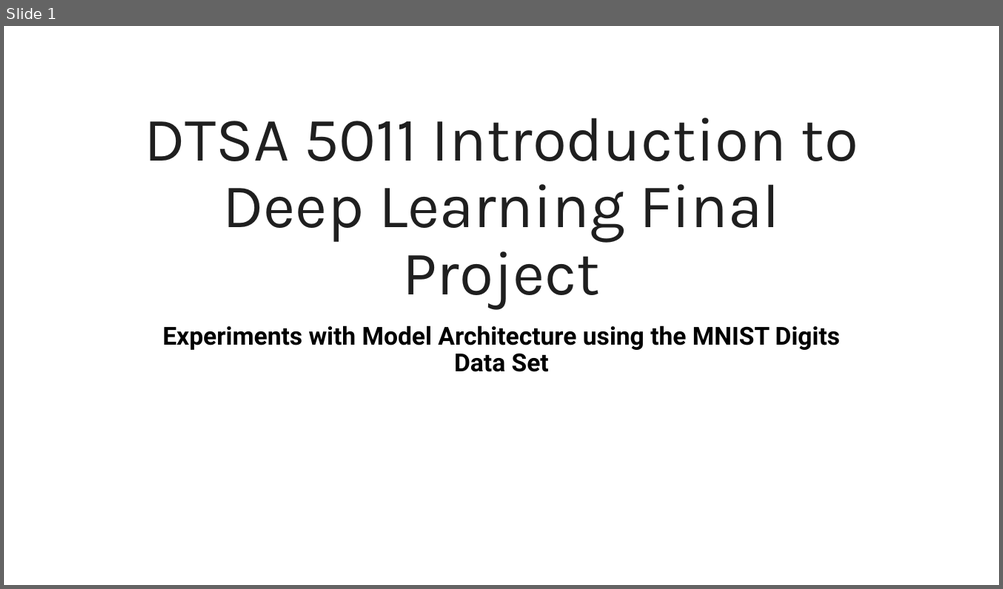
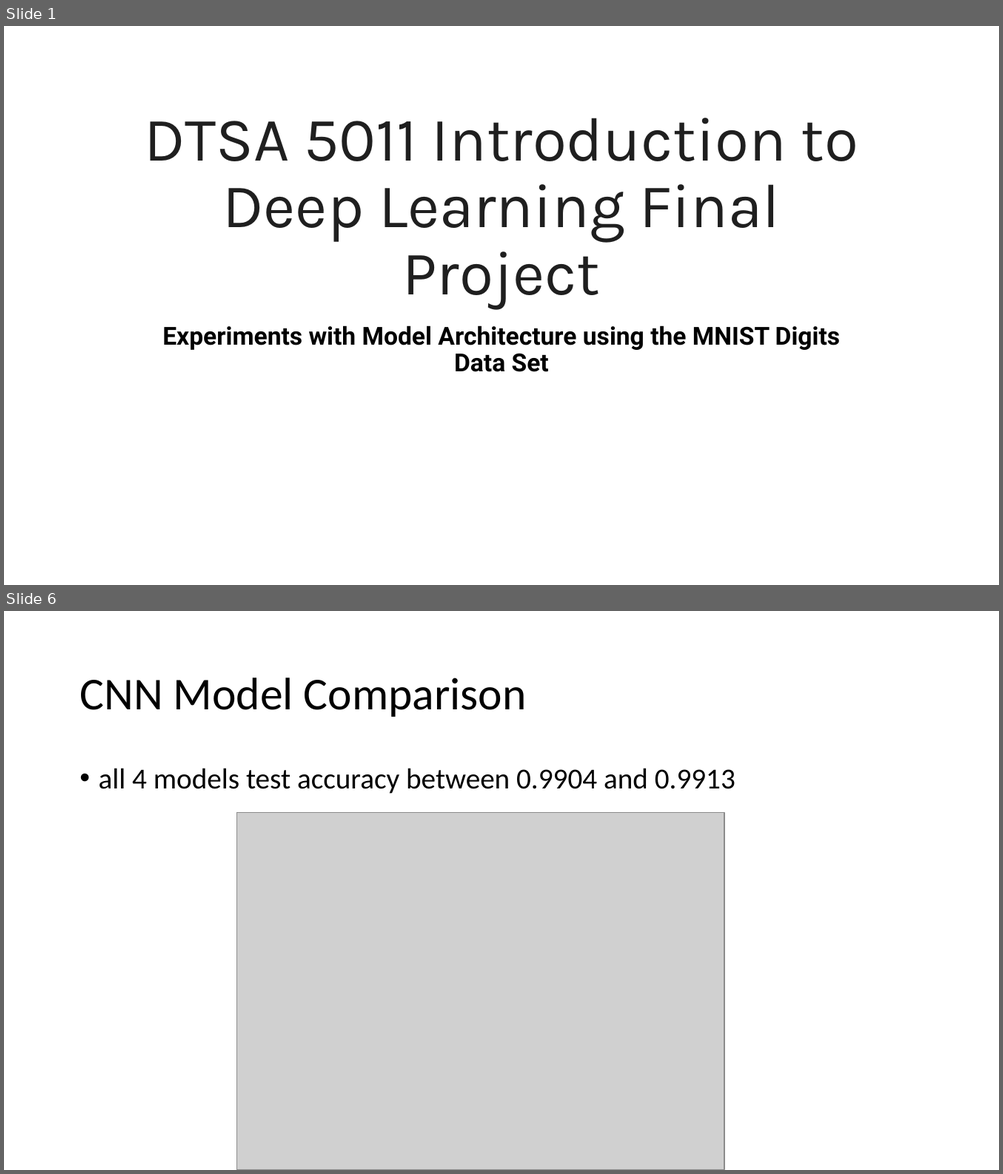
Before and after one commit to albert-kepner/Week6_DL_FinalProject, a slide deck: DTSA 5011 Introduction to Deep Learning Final Project.pptx. Shown one above the other, each under a label of ours: slide 1 before the commit, slides 1 and 6 after it; the slides between them are not shown. The pictures are 1003x589 and 1003x1174 pixels, drawn with LibreOffice and Linux fonts; fonts in the diff are those of the drawing; grey boxes stand for pictures. Boxes give left, top, right and bottom in pixels: in the first picture for what was removed or moved away, otherwise in the second. Text is boxed around its words. In the diff, an @@ line names an element or a change of style, - is before the commit and + after.

```diff
--- a/DTSA 5011 Introduction to Deep Learning Final Project.pptx
+++ b/DTSA 5011 Introduction to Deep Learning Final Project.pptx
@@ slide 6 added at (4, 611, 999, 1170), background #FFFFFF @@
@@ title added at (79, 678, 526, 717), 44 pt, text #000000 @@
+CNN Model Comparison
@@ text added at (99, 768, 735, 794), 28 pt, text #000000 @@
+• all 4 models test accuracy between 0.9904 and 0.9913
@@ picture added at (237, 812, 725, 1170) @@
```
Also in this commit, not shown: 1 slide changed, 5 other slides added, 1 other file.
